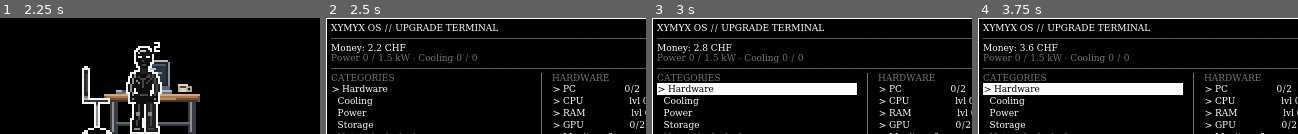
Above: before the commit, frames 1-4 (left to right).
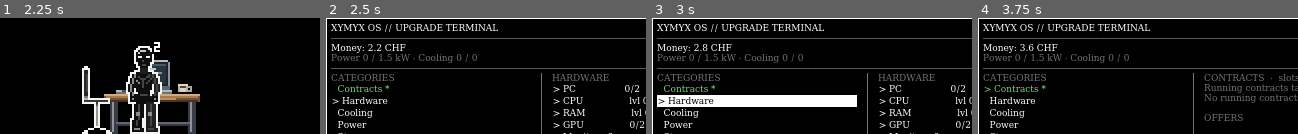
Above: after the commit, the same moments.

Repository: XYMYX/idle.exe
Game: Godot game, scene res://scenes/main.tscn
Two runs of this game, one before a commit and one after it. Both use one fixed random seed, a clock stepped at 60 frames per second and the inputs below.
Inputs (mouse positions are in pixels of both pictures, inside the frame that each line leads up to):
- Up to frame 1 (2.25 s): move the mouse to (230, 70) at 0.52 s; click (230, 70) at 0.67 s; tap Enter at 1.25 s; drag from (96, 81) to (144, 99) at 1.27 s; move the mouse to (192, 50) at 2.02 s; click (192, 50) at 2.17 s
- Up to frame 2 (2.5 s): no input
- Up to frame 3 (3 s): click "> Hardware" at 2.75 s
- Up to frame 4 (3.75 s): click (1083, 89) at 3.5 s, where only the run after the commit has a clickable "Contracts *"

Frame 1 is identical in both runs. In frame 2, 2.1% of the frame differs, in the area x 1-28%, y 57-100%; in frame 3, 14%, in the area x 1-65%, y 56-100%; in frame 4, 12%.

Commit message:
Stage 5a: contracts in income, offline progress, save v3 and terminal view
- Running contracts divert a share of the coding income and pay it back multiplied

- Contracts view with progress bars, ETA, bonus countdown, accept and deliver

- Save version 3, old saves get a fresh offer board

- Reward multipliers tuned by simulation (23.7 h vs 26.2 h without contracts)

- German translations for the new texts and all contract titles

Diff:
--- a/i18n/translations.csv
+++ b/i18n/translations.csv
@@ -152,3 +152,39 @@
 "An online shop is dumping RGB fans. More light, more power?","An online shop is dumping RGB fans. More light, more power?","Ein Online-Shop verschleudert RGB-Lüfter. Mehr Licht, mehr Leistung?"
 Grab them,Grab them,Zuschlagen
 Stay sensible,Stay sensible,Vernünftig bleiben
+Contracts,Contracts,Aufträge
+CONTRACTS  ·  slots %d/%d,CONTRACTS  ·  slots %d/%d,AUFTRÄGE  ·  Slots %d/%d
+Running contracts take a share of the coding income and pay it back multiplied.,Running contracts take a share of the coding income and pay it back multiplied.,Laufende Aufträge nehmen einen Teil des Coding-Einkommens und zahlen ihn vervielfacht zurück.
+No running contracts.,No running contracts.,Keine laufenden Aufträge.
+OFFERS,OFFERS,ANGEBOTE
+No offers right now.,No offers right now.,Gerade keine Angebote.
+Work ~%s · Reward %s CHF · +25 %% if done within %s,Work ~%s · Reward %s CHF · +25 %% if done within %s,Arbeit ~%s · Lohn %s CHF · +25 %% bei Abgabe innert %s
+[DELIVER],[DELIVER],[ABLIEFERN]
+[ACCEPT],[ACCEPT],[ANNEHMEN]
+[NO FREE SLOT],[NO FREE SLOT],[KEIN SLOT FREI]
+"done, with bonus","done, with bonus","fertig, mit Bonus"
+done,done,fertig
+bonus %s,bonus %s,Bonus %s
+no bonus,no bonus,kein Bonus
+ETA %s,ETA %s,fertig in %s
+Next offer in %s,Next offer in %s,Nächstes Angebot in %s
+Script,Script,Skript
+Website,Website,Website
+App,App,App
+Client project,Client project,Kundenprojekt
+Enterprise,Enterprise,Enterprise
+Fix a broken Excel macro,Fix a broken Excel macro,Kaputtes Excel-Makro flicken
+Write a backup script,Write a backup script,Backup-Skript schreiben
+Discord bot for a gaming clan,Discord bot for a gaming clan,Discord-Bot für einen Gaming-Clan
+Website for a bakery,Website for a bakery,Website für eine Bäckerei
+Portfolio site for a photographer,Portfolio site for a photographer,Portfolio-Seite für eine Fotografin
+Fix a client's WordPress,Fix a client's WordPress,WordPress eines Kunden reparieren
+Inventory app for a bike shop,Inventory app for a bike shop,Lager-App für einen Veloladen
+Fitness tracker app,Fitness tracker app,Fitness-Tracker-App
+Booking app for a hair salon,Booking app for a hair salon,Buchungs-App für einen Coiffeursalon
+Online shop for a watchmaker,Online shop for a watchmaker,Onlineshop für einen Uhrmacher
+CRM for a small agency,CRM for a small agency,CRM für eine kleine Agentur
+Data dashboard for a city,Data dashboard for a city,Daten-Dashboard für eine Stadt
+Banking API migration,Banking API migration,Migration einer Banken-API
+Logistics platform,Logistics platform,Logistik-Plattform
+Hospital scheduling system,Hospital scheduling system,Dienstplan-System für ein Spital
--- a/scripts/commit_counter.gd
+++ b/scripts/commit_counter.gd
@@ -1,10 +1,12 @@
 class_name CommitCounter
 extends Node2D
 ## Shows the money as a pixel number, centered on position.
-## Right after start, the offline gain is shown above it for a moment («+1.23K»).
+## Right after start, the offline gain is shown above it for a moment («+1.23K»),
+## the same for delivered contracts (show_gain).
 ## Only redraws when the displayed text changes (saves CPU/GPU).
 
 const OFFLINE_SHOW_SEC := 10.0
+const GAIN_SHOW_SEC := 4.0
 
 var _text := ""
 var _offline_text := ""
@@ -15,6 +17,13 @@
 	if Game.offline_gain >= 1.0:
 		_offline_text = "+" + BigNum.format(Game.offline_gain)
 		_offline_left = OFFLINE_SHOW_SEC
+
+
+## Show «+amount» above the counter for a few seconds.
+func show_gain(amount: float) -> void:
+	_offline_text = "+" + BigNum.format(amount)
+	_offline_left = GAIN_SHOW_SEC
+	queue_redraw()
 
 
 func _process(delta: float) -> void:
--- a/scripts/contract_data.gd
+++ b/scripts/contract_data.gd
@@ -10,15 +10,15 @@
 ## requires    = upgrade that unlocks the type ("" = always)
 
 const TYPES := [
-	{"id": "script", "name": "Script", "work_min": 3.0, "target_min": 5.0, "reward_mult": 1.5, "requires": "",
+	{"id": "script", "name": "Script", "work_min": 3.0, "target_min": 5.0, "reward_mult": 1.3, "requires": "",
 		"titles": ["Fix a broken Excel macro", "Write a backup script", "Discord bot for a gaming clan"]},
-	{"id": "website", "name": "Website", "work_min": 10.0, "target_min": 15.0, "reward_mult": 1.8, "requires": "monitor_2",
+	{"id": "website", "name": "Website", "work_min": 10.0, "target_min": 15.0, "reward_mult": 1.5, "requires": "monitor_2",
 		"titles": ["Website for a bakery", "Portfolio site for a photographer", "Fix a client's WordPress"]},
-	{"id": "app", "name": "App", "work_min": 30.0, "target_min": 45.0, "reward_mult": 2.2, "requires": "gaming_pc",
+	{"id": "app", "name": "App", "work_min": 30.0, "target_min": 45.0, "reward_mult": 1.8, "requires": "gaming_pc",
 		"titles": ["Inventory app for a bike shop", "Fitness tracker app", "Booking app for a hair salon"]},
-	{"id": "client", "name": "Client project", "work_min": 90.0, "target_min": 120.0, "reward_mult": 2.6, "requires": "homeserver",
+	{"id": "client", "name": "Client project", "work_min": 90.0, "target_min": 120.0, "reward_mult": 2.1, "requires": "homeserver",
 		"titles": ["Online shop for a watchmaker", "CRM for a small agency", "Data dashboard for a city"]},
-	{"id": "enterprise", "name": "Enterprise", "work_min": 240.0, "target_min": 360.0, "reward_mult": 3.0, "requires": "rack",
+	{"id": "enterprise", "name": "Enterprise", "work_min": 240.0, "target_min": 360.0, "reward_mult": 2.4, "requires": "rack",
 		"titles": ["Banking API migration", "Logistics platform", "Hospital scheduling system"]},
 ]
 
--- a/scripts/game.gd
+++ b/scripts/game.gd
@@ -5,9 +5,10 @@
 signal changed
 signal bought(id: String)
 signal milestone(value: float)  # total_earned reaches 1K, 10K, 100K, ...
+signal contract_delivered(reward: float)
 
 const SAVE_PATH := "user://save.json"
-const SAVE_VERSION := 2
+const SAVE_VERSION := 3  # 3 = contracts
 const AUTOSAVE_SEC := 30.0
 const OFFLINE_MAX_SEC := 8 * 3600.0
 
@@ -20,6 +21,7 @@
 var offline_sec := 0.0
 
 var buffs: Array = []      # timed effects: {target, mult, until, label}
+var contracts := Contracts.new()  # stage 5a: offers, running contracts, delivery
 ## Recent events, newest first: {t, clock, title, label, auto} (English source strings,
 ## translated when shown). Old saves may contain {t, clock, text} instead.
 var event_log: Array = []
@@ -28,6 +30,7 @@
 
 var _income := {}  # cache of Economy.income() WITHOUT effects, recomputed on every purchase
 var _buffed_total := 0.0
+var _code_now := 0.0  # coding income incl. effects (contracts divert a share of it)
 var _buff_check := 0.0
 var _totals := {}
 var _autosave := 0.0
@@ -40,6 +43,8 @@
 	load_game()
 	_prune_buffs()
 	_recalc()
+	if contracts.offers.is_empty() and contracts.active.is_empty():
+		contracts.fill_offers(levels, _code_now)  # first start or old save without contracts
 	_apply_offline()
 	while _next_milestone <= total_earned:  # skip milestones already reached
 		_next_milestone *= 10.0
@@ -51,7 +56,9 @@
 	if last_saved_at <= 0.0:
 		return  # no save yet
 	offline_sec = clampf(Time.get_unix_time_from_system() - last_saved_at, 0.0, OFFLINE_MAX_SEC)
-	offline_gain = income() * offline_sec
+	# Running contracts keep working offline and take their share of the coding income.
+	var diverted := contracts.tick(offline_sec, _code_now, levels)
+	offline_gain = income() * offline_sec - diverted
 	money += offline_gain
 	total_earned += offline_gain
 	print("idle.exe: offline %d s -> +%s CHF" % [int(offline_sec), BigNum.format_chf(offline_gain)])
@@ -59,7 +66,7 @@
 
 func _process(delta: float) -> void:
 	if not paused:
-		var gain := income() * delta
+		var gain := income() * delta - contracts.tick(delta, _code_now, levels)
 		money += gain
 		total_earned += gain
 		if total_earned >= _next_milestone:
@@ -95,6 +102,21 @@
 	return _buffed_total
 
 
+## Income that actually reaches the wallet right now (total minus the contracts' share).
+func wallet_income() -> float:
+	return income() - contract_rate()
+
+
+## CHF/s of coding income currently flowing into running contracts.
+func contract_rate() -> float:
+	return Contracts.share(contracts.running_count()) * _code_now
+
+
+## Coding income incl. effects (what contracts draw from).
+func code_income() -> float:
+	return _code_now
+
+
 ## Income without effects (base for «minutes of income» in events).
 ## part: total, code, storage, software, mining
 func base_income(part := "total") -> float:
@@ -177,6 +199,26 @@
 			m[b["target"]] *= float(b["mult"])
 	_buffed_total = (_income["code"] * m["code"] + _income["storage"] * m["storage"]
 		+ _income["software"] * m["software"] + _income["mining"] * m["mining"]) * m["total"]
+	_code_now = _income["code"] * m["code"] * m["total"]
+
+
+# --- Contracts (stage 5a) -------------------------------------------------------
+
+func accept_contract(i: int) -> bool:
+	if not contracts.accept(i, levels):
+		return false
+	changed.emit()
+	return true
+
+
+## Deliver a finished contract: reward goes to the wallet.
+func deliver_contract(i: int) -> float:
+	var reward := contracts.deliver(i)
+	if reward > 0.0:
+		earn(reward)
+		contract_delivered.emit(reward)
+		save_game()
+	return reward
 
 
 func earn(amount: float) -> void:
@@ -214,6 +256,7 @@
 		"saved_at": last_saved_at,
 		"buffs": buffs,
 		"event_log": event_log,
+		"contracts": contracts.to_dict(),
 	}
 	# Write to a temp file first, then rename: a crash in the middle of
 	# writing can't destroy the previous save this way.
@@ -272,6 +315,9 @@
 			event_log.append(e)
 		if event_log.size() > LOG_MAX:
 			event_log.resize(LOG_MAX)
+	var ct: Variant = data.get("contracts", {})  # missing in saves before version 3
+	if ct is Dictionary:
+		contracts.from_dict(ct)
 	print("idle.exe: save loaded from %s" % _abs(path))
 
 
--- a/scripts/main.gd
+++ b/scripts/main.gd
@@ -126,6 +126,9 @@
 	_xymyx.repair_started.connect(func() -> void: _desk.flash(_last_bought))
 	_xymyx.chair_taken.connect(func(taken: bool) -> void: _desk.chair_visible = not taken)
 	Game.milestone.connect(func(_v: float) -> void: _xymyx.react("cheer"))
+	Game.contract_delivered.connect(func(reward: float) -> void:
+		_xymyx.react("cheer")
+		_counter.show_gain(reward))
 
 	# Mouse reactions (mouse position only, no keys, no hook)
 	_watch = MouseWatch.new()
--- a/scripts/terminal_menu.gd
+++ b/scripts/terminal_menu.gd
@@ -3,7 +3,7 @@
 ## Upgrade terminal: categories on the left, lines or upgrade tiers on the right.
 ## Per line: bought tiers collapsed, plus the current tier and the next two.
 ## Fully usable with the mouse. Closes on a click outside or Esc.
-## Also: «! Event» (only while one is pending) and «Log» in the category list.
+## Also: «! Event» (only while one is pending), «Contracts» and «Log» in the category list.
 ## All texts go through tr() (English source strings, German in i18n/translations.csv).
 ##
 ## Rows are only rebuilt when their content changes (signature comparison),
@@ -22,6 +22,8 @@
 
 const CAT_EVENT := "!event"
 const CAT_LOG := "!log"
+const CAT_CONTRACTS := "!contracts"
+const BAR_LEN := 20  # progress bar width in characters
 
 var hidden_msec := 0  # time of closing (prevents immediate reopening)
 
@@ -32,6 +34,8 @@
 var _effects: Label
 var _cats_title: Label
 var _countdown: Label  # only in the event view, otherwise null
+var _contract_labels := {}  # active index -> progress Label (contracts view, updated in place)
+var _next_offer_label: Label
 var _events: EventDirector
 var _cat_box: VBoxContainer
 var _content: VBoxContainer
@@ -195,6 +199,7 @@
 		if nav != _nav_sig:
 			_nav_sig = nav
 			_scroll.scroll_vertical = 0
+	_update_contract_labels()
 	# Event countdown: change the text in place (no rebuild, no hover flicker)
 	if _countdown and is_instance_valid(_countdown) and not _events.pending.is_empty():
 		var d: Dictionary = _events.pending["choices"][_events.default_index(_events.pending)]
@@ -217,6 +222,10 @@
 	if not _events.pending.is_empty():
 		rows.push_front({"id": CAT_EVENT, "name": tr("! Event"), "sel": _cat == CAT_EVENT and not _afford_mode,
 			"locked": false, "afford": false, "special": true})
+	var ct: Contracts = Game.contracts
+	var contracts_ready: bool = ct.finished_count() > 0 or (not ct.offers.is_empty() and ct.free_slots(Game.levels) > 0)
+	rows.insert(1 if not _events.pending.is_empty() else 0, {"id": CAT_CONTRACTS, "name": tr("Contracts"),
+		"sel": _cat == CAT_CONTRACTS and not _afford_mode, "locked": false, "afford": contracts_ready, "special": true})
 	rows.append({"id": CAT_LOG, "name": tr("Log"), "sel": _cat == CAT_LOG and not _afford_mode,
 		"locked": false, "afford": false, "special": true})
 	return rows
@@ -228,6 +237,8 @@
 		return _event_rows()
 	if not _afford_mode and _cat == CAT_LOG:
 		return _log_rows()
+	if not _afford_mode and _cat == CAT_CONTRACTS:
+		return _contract_rows()
 	if _afford_mode:
 		rows.append({"t": "title", "text": tr("AFFORDABLE")})
 		var ids: Array = Economy.ids().filter(func(id: String) -> bool: return Game.can_buy(id))
@@ -355,6 +366,8 @@
 func _render_body(rows: Array) -> void:
 	_clear(_content)
 	_countdown = null
+	_contract_labels = {}
+	_next_offer_label = null
 	for r: Dictionary in rows:
 		match r["t"]:
 			"title":
@@ -372,6 +385,13 @@
 			"countdown":
 				_countdown = _label("", C_DIM)
 				_content.add_child(_countdown)
+			"contract":
+				_render_contract(r)
+			"offer":
+				_render_offer(r)
+			"next_offer":
+				_next_offer_label = _label("", C_DIM)
+				_content.add_child(_next_offer_label)
 
 
 func _render_entry(r: Dictionary) -> void:
@@ -400,6 +420,102 @@
 		_content.add_child(_label("  " + tr("Requires: %s") % " + ".join(r["miss"]), C_WARN, true))
 
 
+# --- Contracts (stage 5a) -------------------------------------------------------
+
+## Rows for the contracts view. Progress texts are NOT part of the rows (they change every
+## refresh); they are written into labels in place by _update_contract_labels().
+func _contract_rows() -> Array:
+	var ct: Contracts = Game.contracts
+	var rows := []
+	rows.append({"t": "title", "text": tr("CONTRACTS  ·  slots %d/%d") % [ct.active.size(), Contracts.slots(Game.levels)]})
+	rows.append({"t": "text", "c": C_DIM,
+		"text": tr("Running contracts take a share of the coding income and pay it back multiplied.")})
+	if ct.active.is_empty():
+		rows.append({"t": "text", "text": tr("No running contracts."), "c": C_DIM})
+	for i in ct.active.size():
+		var c: Dictionary = ct.active[i]
+		rows.append({"t": "contract", "i": i, "title": tr(c["title"]),
+			"type": tr(ContractData.get_type(c["type"]).get("name", c["type"])),
+			"finished": Contracts.is_finished(c),
+			"reward": BigNum.format_chf(Contracts.reward_of(c)) if Contracts.is_finished(c) else ""})
+	rows.append({"t": "text", "text": " ", "c": C_DIM})
+	rows.append({"t": "title", "text": tr("OFFERS")})
+	if ct.offers.is_empty():
+		rows.append({"t": "text", "text": tr("No offers right now."), "c": C_DIM})
+	var free := ct.free_slots(Game.levels) > 0
+	for i in ct.offers.size():
+		var o: Dictionary = ct.offers[i]
+		var alone_sec: float = o["work"] / maxf(Contracts.share(1) * Game.code_income(), 0.001)
+		rows.append({"t": "offer", "i": i, "title": tr(o["title"]),
+			"type": tr(ContractData.get_type(o["type"]).get("name", o["type"])), "can": free,
+			"info": tr("Work ~%s · Reward %s CHF · +25 %% if done within %s") % [
+				_dur(alone_sec), BigNum.format_chf(o["reward"]), _dur(o["target_sec"])]})
+	rows.append({"t": "next_offer"})
+	return rows
+
+
+func _render_contract(r: Dictionary) -> void:
+	_content.add_child(_label(" "))
+	var row := HBoxContainer.new()
+	var name_lbl := _label("%s: %s" % [r["type"], r["title"]])
+	name_lbl.size_flags_horizontal = Control.SIZE_EXPAND_FILL
+	row.add_child(name_lbl)
+	if r["finished"]:
+		row.add_child(_button(tr("[DELIVER]"), C_OK, _deliver.bind(r["i"])))
+	_content.add_child(row)
+	var progress := _label("", C_OK if r["finished"] else C_TEXT)
+	_contract_labels[r["i"]] = progress
+	_content.add_child(progress)
+
+
+func _render_offer(r: Dictionary) -> void:
+	_content.add_child(_label(" "))
+	var row := HBoxContainer.new()
+	var name_lbl := _label("%s: %s" % [r["type"], r["title"]])
+	name_lbl.size_flags_horizontal = Control.SIZE_EXPAND_FILL
+	row.add_child(name_lbl)
+	if r["can"]:
+		row.add_child(_button(tr("[ACCEPT]"), C_OK, _accept.bind(r["i"])))
+	else:
+		row.add_child(_label(tr("[NO FREE SLOT]") + " ", C_DIM))
+	_content.add_child(row)
+	_content.add_child(_label("  " + r["info"], C_TEXT if r["can"] else C_DIM, true))
+
+
+## Progress bars, ETA, bonus time and «next offer» – updated in place every refresh.
+func _update_contract_labels() -> void:
+	var ct: Contracts = Game.contracts
+	var running := ct.running_count()
+	var rate := Contracts.share(running) * Game.code_income() / maxf(running, 1)
+	for i: int in _contract_labels:
+		var lbl: Label = _contract_labels[i]
+		if not is_instance_valid(lbl) or i >= ct.active.size():
+			continue
+		var c: Dictionary = ct.active[i]
+		var frac := clampf(float(c["done"]) / maxf(float(c["work"]), 0.001), 0.0, 1.0)
+		var filled := int(frac * BAR_LEN)
+		var bar := "[" + "#".repeat(filled) + ".".repeat(BAR_LEN - filled) + "] %3d%%" % int(frac * 100.0)
+		if Contracts.is_finished(c):
+			var bonus := float(c["elapsed"]) <= float(c["target_sec"])
+			lbl.text = "  " + bar + "  " + (tr("done, with bonus") if bonus else tr("done"))
+		else:
+			var eta := (float(c["work"]) - float(c["done"])) / maxf(rate, 0.001)
+			var left := float(c["target_sec"]) - float(c["elapsed"])
+			var bonus_txt := tr("bonus %s") % _dur(left) if left > 0.0 else tr("no bonus")
+			lbl.text = "  " + bar + "  " + tr("ETA %s") % _dur(eta) + "  " + bonus_txt
+	if _next_offer_label and is_instance_valid(_next_offer_label):
+		_next_offer_label.text = "" if ct.offers.size() >= Contracts.OFFER_MAX \
+			else tr("Next offer in %s") % _dur(ct.next_offer_in)
+
+
+## 4:05 or 1:02:03
+func _dur(sec: float) -> String:
+	var s := maxi(0, int(sec))
+	if s >= 3600:
+		return "%d:%02d:%02d" % [s / 3600, (s / 60) % 60, s % 60]
+	return "%d:%02d" % [s / 60, s % 60]
+
+
 # --- Events, log, effects -------------------------------------------------------
 
 func _event_rows() -> Array:
@@ -480,6 +596,14 @@
 
 
 # --- Actions --------------------------------------------------------------------
+
+func _accept(i: int) -> void:
+	Game.accept_contract(i)  # triggers Game.changed -> _refresh_all
+
+
+func _deliver(i: int) -> void:
+	Game.deliver_contract(i)
+
 
 func _buy(id: String) -> void:
 	Game.buy(id)  # triggers Game.changed -> _refresh_all
Binary file changed: i18n/translations.de.translation
Binary file changed: i18n/translations.en.translation
Not shown, changed: docs/DESIGN.md
